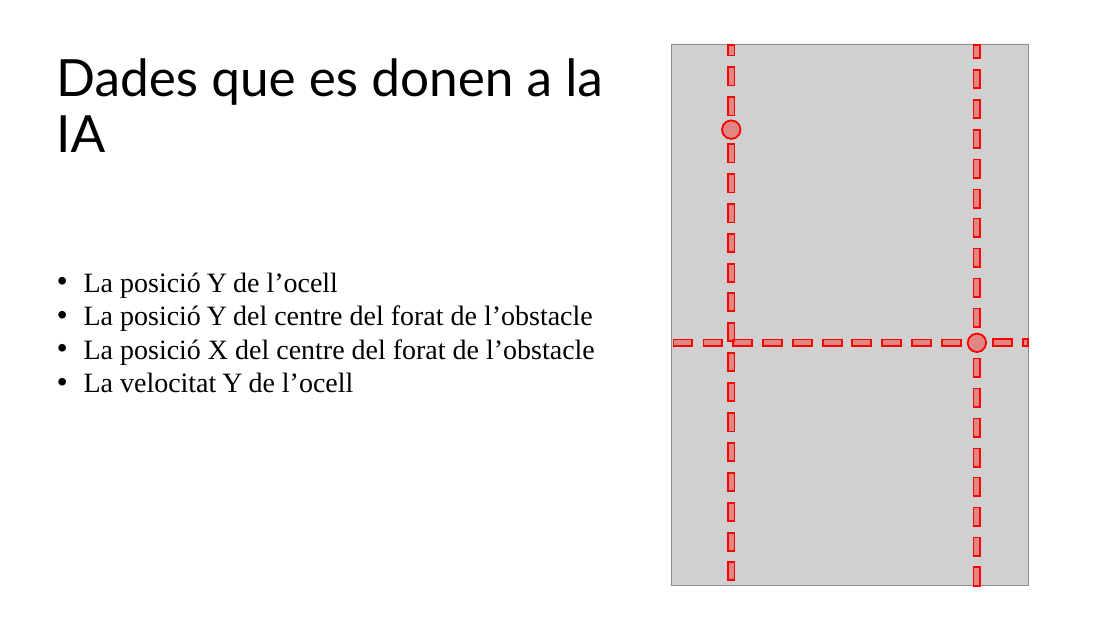
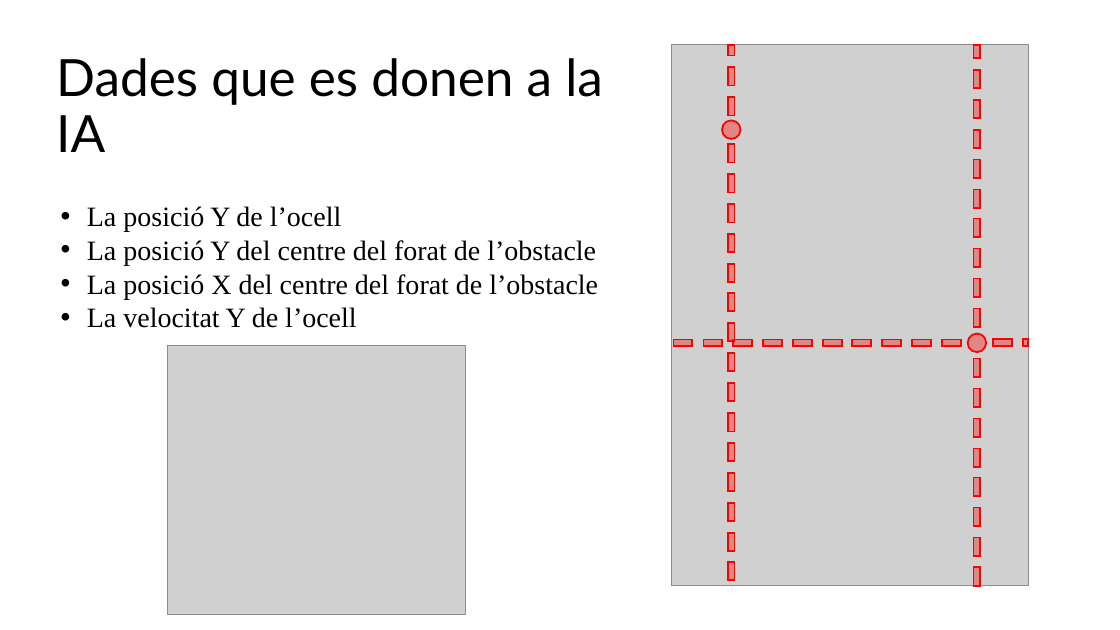
Before and after one commit to FerrerJan/Treball-de-Recerca-IA, a slide deck: slide 11 of TR_ESCRIT/PPT_Marc.pptx. Drawn at 1120x630 pixels with LibreOffice and Linux fonts; fonts in the diff are those of the drawing; grey boxes stand for pictures. Boxes give left, top, right and bottom in pixels: in the first picture for what was removed or moved away, otherwise in the second. Text is boxed around its words. In the diff, an @@ line names an element or a change of style, - is before the commit and + after.

```diff
--- a/TR_ESCRIT/PPT_Marc.pptx
+++ b/TR_ESCRIT/PPT_Marc.pptx
@@ text "La posició Y de l’ocell": place and size @@
-text "La posició Y de l’ocell" at (84,272,595,393)
+text "La posició Y de l’ocell" at (87,206,598,328)
@@ picture added at (167,345,466,614) @@
```
Also in this commit, not shown: 4 other slides changed.
